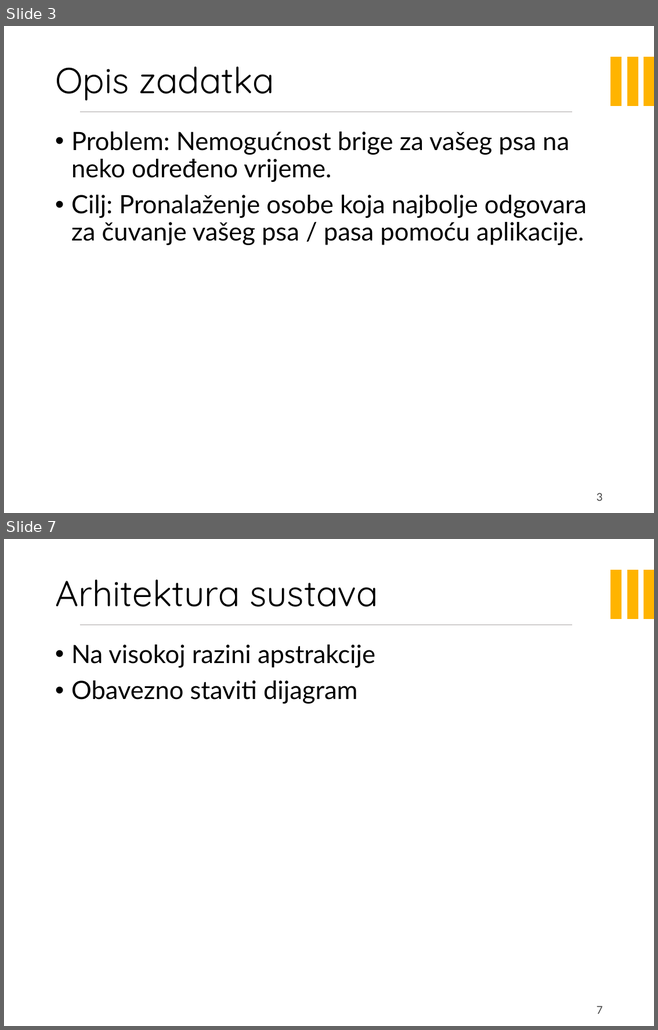
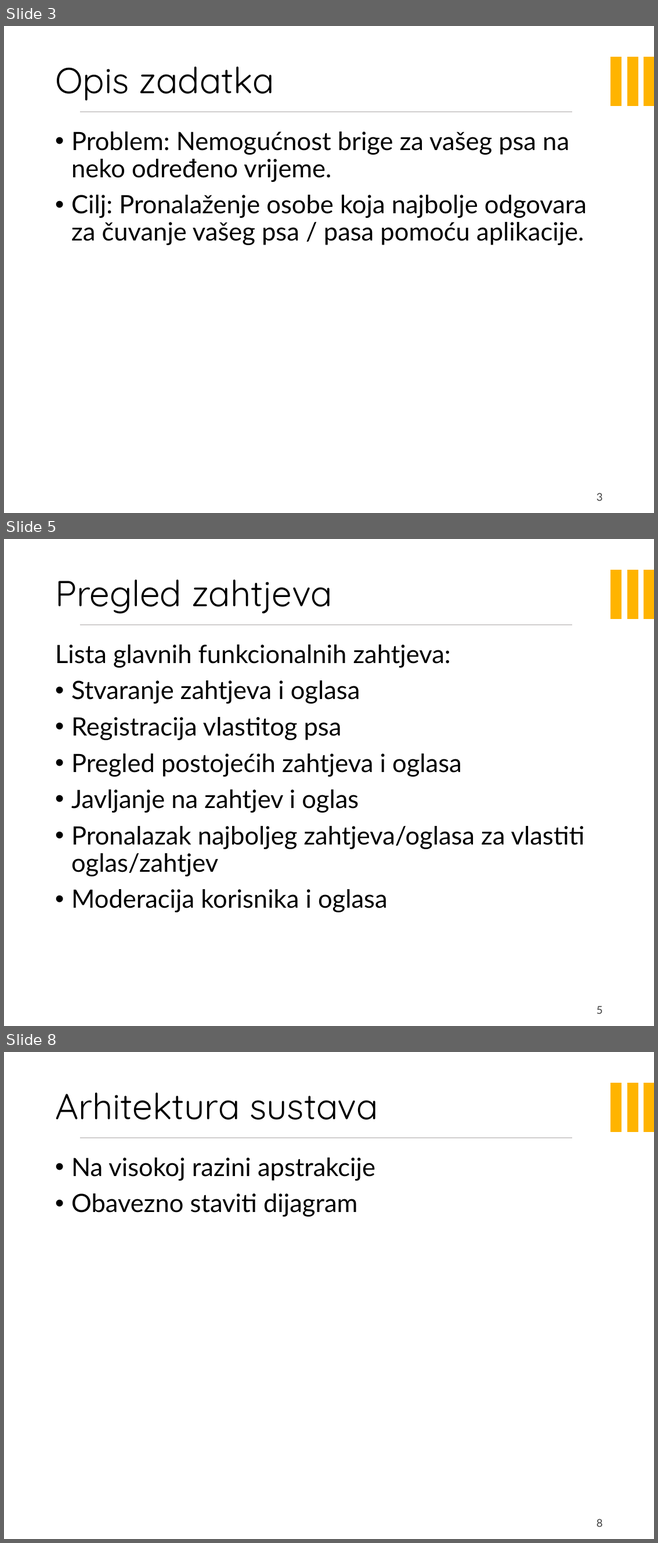
Before and after one commit to sleko01/cuvari-pasa, a slide deck: PrezentacijaProjekata.pptx. Shown one above the other, each under a label of ours: slides 3 and 7 before the commit, slides 3, 5 and 8 after it; the slides between them are not shown. The pictures are 658x1030 and 658x1543 pixels, drawn with LibreOffice and Linux fonts; fonts in the diff are those of the drawing; background and template pictures are left out. Boxes give left, top, right and bottom in pixels: in the first picture for what was removed or moved away, otherwise in the second. Text is boxed around its words. In the diff, an @@ line names an element or a change of style, - is before the commit and + after.

```diff
--- a/PrezentacijaProjekata.pptx
+++ b/PrezentacijaProjekata.pptx
@@ slide 5 added at [4, 539, 654, 1026], background picture (left out); not listed: 4 template elements that a slide beside it also shows @@
@@ title added at [55, 580, 332, 614], 40 pt, text #000000 @@
+Pregled zahtjeva
@@ text added at [55, 645, 585, 913], 28 pt, text #000000 @@
+Lista glavnih funkcionalnih zahtjeva:
+• Stvaranje zahtjeva i oglasa
+• Registracija vlastitog psa
+• Pregled postojećih zahtjeva i oglasa
+• Javljanje na zahtjev i oglas
+• Pronalazak najboljeg zahtjeva/oglasa za vlastiti oglas/zahtjev
+• Moderacija korisnika i oglasa
@@ page number added at [596, 1006, 603, 1014], 12 pt, text #404040 @@
+5
@@ what was slide 7 is now slide 8 @@
@@ page number at [596, 1519, 603, 1527]: text changed @@
-7
+8
```
Also in this commit, not shown: 3 slides changed.
